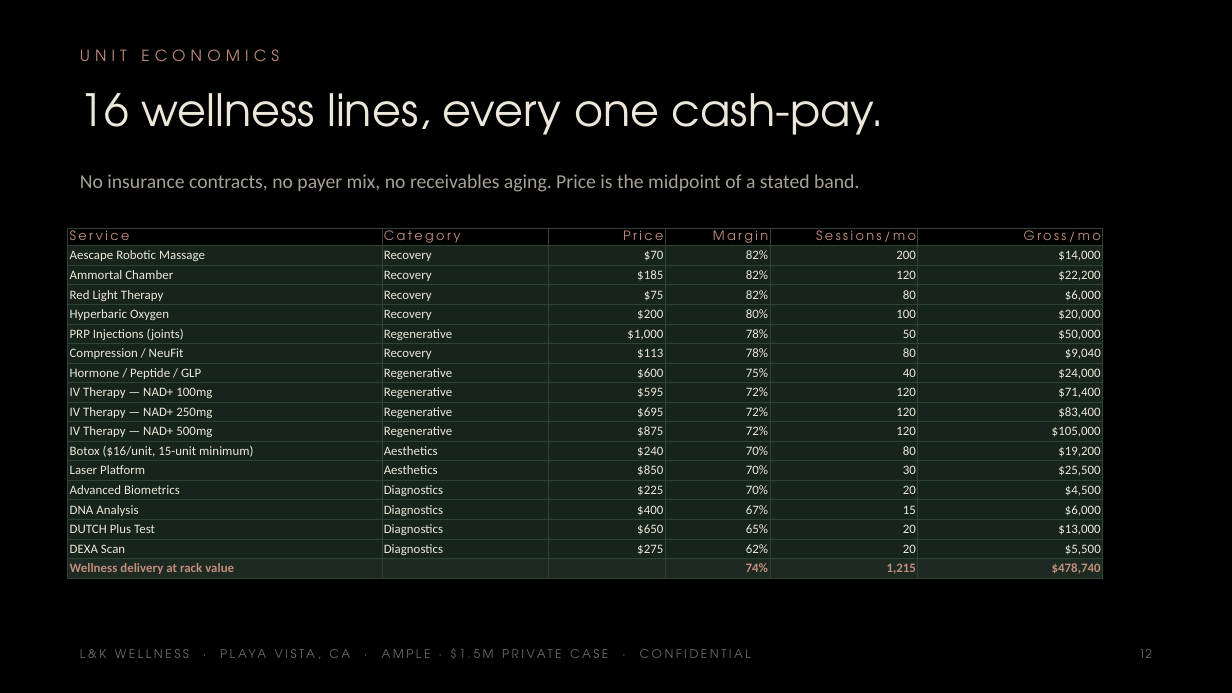
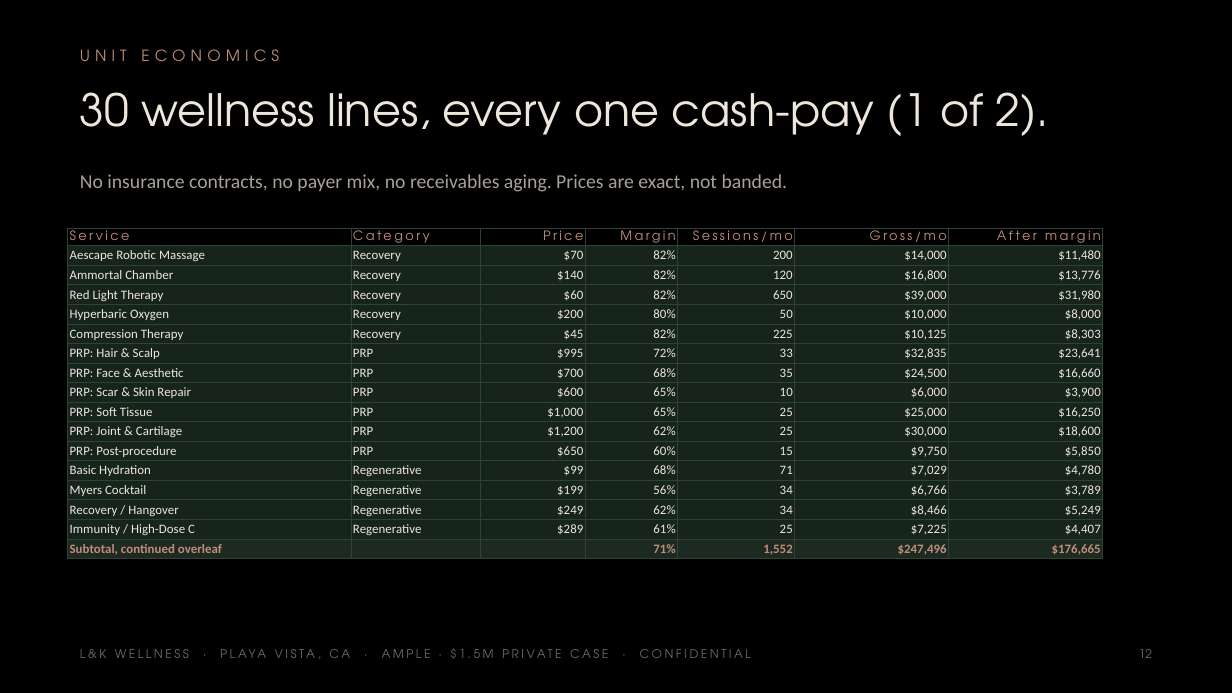
Before and after one commit to apexalpha811/2mil_ample, a slide deck: slide 12 of 1.5mil_ample.pptx. Drawn at 1232x693 pixels with LibreOffice and Linux fonts; fonts in the diff are those of the drawing. Boxes give left, top, right and bottom in pixels: in the first picture for what was removed or moved away, otherwise in the second. Text is boxed around its words. In the diff, an @@ line names an element or a change of style, - is before the commit and + after.

```diff
--- a/1.5mil_ample.pptx
+++ b/1.5mil_ample.pptx
@@ text at box(80, 92, 1049, 136): text changed @@
-16 wellness lines, every one cash-pay.
+30 wellness lines, every one cash-pay (1 of 2).
@@ text at box(80, 174, 788, 192): text changed @@
-No insurance contracts, no payer mix, no receivables aging. Price is the midpoint of a stated band.
+No insurance contracts, no payer mix, no receivables aging. Prices are exact, not banded.
@@ table at box(68, 228, 1103, 559) @@
-Service | Category | Price | Margin | Sessions/mo | Gross/mo
-Aescape Robotic Massage | Recovery | $70 | 82% | 200 | $14,000
-Ammortal Chamber | Recovery | $185 | 82% | 120 | $22,200
-Red Light Therapy | Recovery | $75 | 82% | 80 | $6,000
-Hyperbaric Oxygen | Recovery | $200 | 80% | 100 | $20,000
-PRP Injections (joints) | Regenerative | $1,000 | 78% | 50 | $50,000
-Compression / NeuFit | Recovery | $113 | 78% | 80 | $9,040
-Hormone / Peptide / GLP | Regenerative | $600 | 75% | 40 | $24,000
-IV Therapy — NAD+ 100mg | Regenerative | $595 | 72% | 120 | $71,400
-IV Therapy — NAD+ 250mg | Regenerative | $695 | 72% | 120 | $83,400
-IV Therapy — NAD+ 500mg | Regenerative | $875 | 72% | 120 | $105,000
-Botox ($16/unit, 15-unit minimum) | Aesthetics | $240 | 70% | 80 | $19,200
-Laser Platform | Aesthetics | $850 | 70% | 30 | $25,500
-Advanced Biometrics | Diagnostics | $225 | 70% | 20 | $4,500
-DNA Analysis | Diagnostics | $400 | 67% | 15 | $6,000
-DUTCH Plus Test | Diagnostics | $650 | 65% | 20 | $13,000
-DEXA Scan | Diagnostics | $275 | 62% | 20 | $5,500
-Wellness delivery at rack value |  |  | 74% | 1,215 | $478,740
+Service | Category | Price | Margin | Sessions/mo | Gross/mo | After margin
+Aescape Robotic Massage | Recovery | $70 | 82% | 200 | $14,000 | $11,480
+Ammortal Chamber | Recovery | $140 | 82% | 120 | $16,800 | $13,776
+Red Light Therapy | Recovery | $60 | 82% | 650 | $39,000 | $31,980
+Hyperbaric Oxygen | Recovery | $200 | 80% | 50 | $10,000 | $8,000
+Compression Therapy | Recovery | $45 | 82% | 225 | $10,125 | $8,303
+PRP: Hair & Scalp | PRP | $995 | 72% | 33 | $32,835 | $23,641
+PRP: Face & Aesthetic | PRP | $700 | 68% | 35 | $24,500 | $16,660
+PRP: Scar & Skin Repair | PRP | $600 | 65% | 10 | $6,000 | $3,900
+PRP: Soft Tissue | PRP | $1,000 | 65% | 25 | $25,000 | $16,250
+PRP: Joint & Cartilage | PRP | $1,200 | 62% | 25 | $30,000 | $18,600
+PRP: Post-procedure | PRP | $650 | 60% | 15 | $9,750 | $5,850
+Basic Hydration | Regenerative | $99 | 68% | 71 | $7,029 | $4,780
+Myers Cocktail | Regenerative | $199 | 56% | 34 | $6,766 | $3,789
+Recovery / Hangover | Regenerative | $249 | 62% | 34 | $8,466 | $5,249
+Immunity / High-Dose C | Regenerative | $289 | 61% | 25 | $7,225 | $4,407
+Subtotal, continued overleaf |  |  | 71% | 1,552 | $247,496 | $176,665
```
Also in this commit, not shown: 30 other slides changed, 1 slide added, 5 other files.
